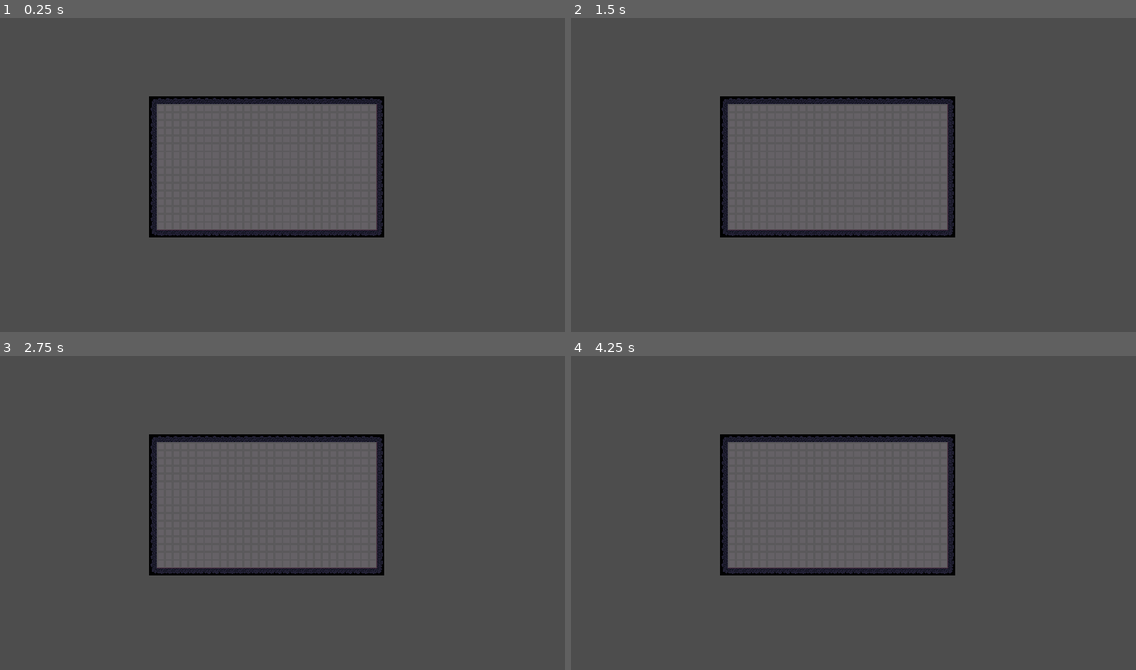
Above: before the commit, frames 1-4 (two rows, left to right).
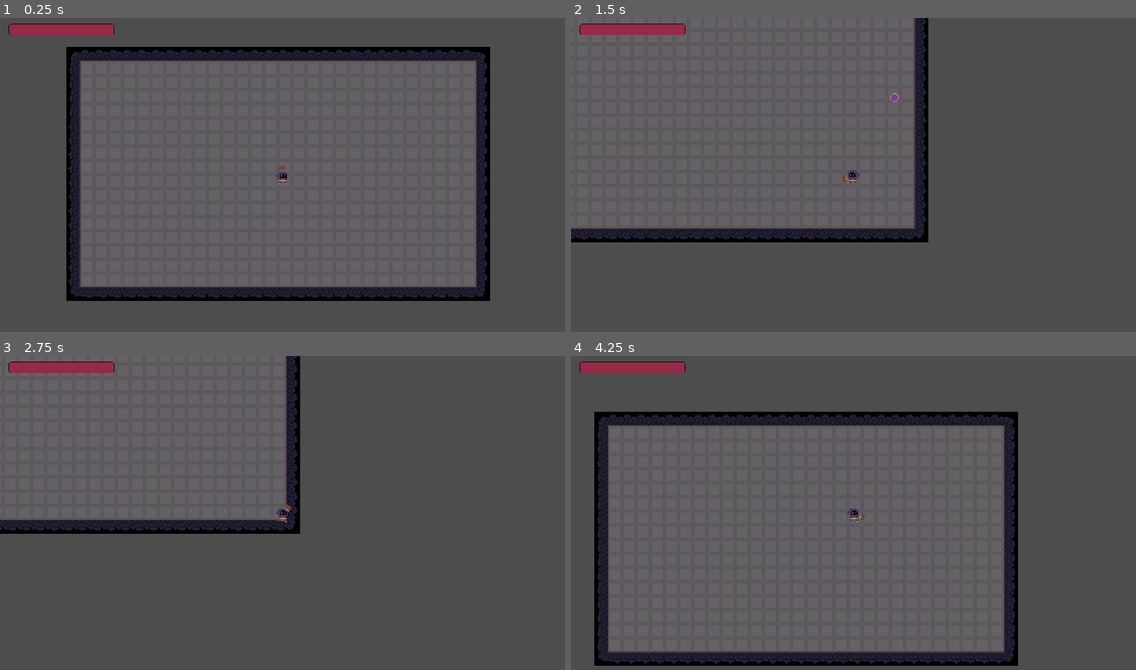
Above: after the commit, the same moments.

Repository: Arssin/Bullet_Hell_Jam
Game: Godot game, scene res://scenes/Level3.tscn
Two runs of this game, one before a commit and one after it. Both use one fixed random seed, a clock stepped at 60 frames per second and the inputs below. This scene is started directly instead of the project's main scene.
Inputs (mouse positions are in pixels of both pictures, inside the frame that each line leads up to):
- Up to frame 1 (0.25 s): no input
- Up to frame 2 (1.5 s): tap Enter at 0.5 s; move the mouse to (977, 162) at 0.52 s; hold D (move_right) 0.53-1.28 s; click (977, 162) at 0.6 s; move the mouse to (740, 193) at 1.27 s; hold S (move_down) from 1.28 s (still down); tap Space (dash) at 1.35 s
- Up to frame 3 (2.75 s): move the mouse to (339, 443) at 2.02 s; release S (move_down) at 2.03 s; hold D (move_right) from 2.03 s (still down); tap E (player_action) at 2.1 s
- Up to frame 4 (4.25 s): tap Space (dash) at 2.75, 3.6 s; move the mouse to (825, 578) at 2.77 s; release D (move_right) at 2.78 s; hold W (move_up) 2.78-3.53 s; click (825, 578) at 2.85 s; move the mouse to (1023, 563) at 3.52 s; hold Left (move_left) from 3.53 s (still down)

The runs differ from the first frame. In frame 1, 32% of the frame differs, in the area x 1-87%, y 1-91%; in frame 2, 22%; in frame 3, 23%; in frame 4, 32%.

Commit message:
add cristal enemy

Diff:
--- a/scenes/Level3.tscn
+++ b/scenes/Level3.tscn
@@ -1,8 +1,24 @@
-[gd_scene load_steps=2 format=3 uid="uid://ccld875vdpeh6"]
+[gd_scene load_steps=4 format=3 uid="uid://ccld875vdpeh6"]
 
 [ext_resource type="PackedScene" uid="uid://df3rvcxvib2rc" path="res://scenes/map_creator.tscn" id="1_6u3b2"]
+[ext_resource type="PackedScene" uid="uid://bwofc6vedhbhe" path="res://scenes/player.tscn" id="2_l0xq2"]
+
+[sub_resource type="Curve2D" id="Curve2D_notfj"]
+_data = {
+"points": PackedVector2Array(0, 0, 0, 0, 334, 186, 0, 0, 0, 0, 757, 186, 0, 0, 0, 0, 760, 428, 0, 0, 0, 0, 335, 428, 0, 0, 0, 0, 334, 186)
+}
+point_count = 5
 
 [node name="Level3" type="Node2D"]
 
 [node name="MapCreator" parent="." instance=ExtResource("1_6u3b2")]
 layer_0/tile_data = PackedInt32Array(655383, 65536, 0, 655384, 65536, 0, 655385, 65536, 0, 655386, 65536, 0, 655387, 65 …(9943 unchanged characters)…
+
+[node name="Path2D" type="Path2D" parent="."]
+curve = SubResource("Curve2D_notfj")
+
+[node name="PathFollow2D" type="PathFollow2D" parent="Path2D"]
+position = Vector2(334, 186)
+
+[node name="Player" parent="." instance=ExtResource("2_l0xq2")]
+position = Vector2(549, 307)
Binary file added: assets/cristal.png
Not shown, added: assets/cristal.png.import
